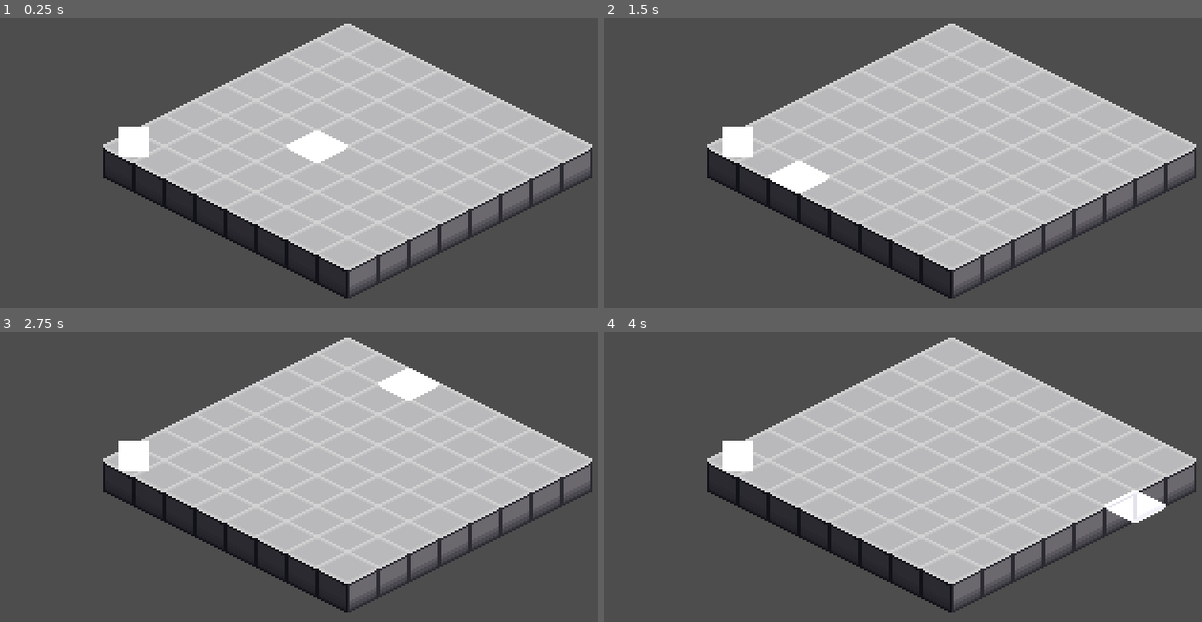
Above: before the commit, frames 1-4 (two rows, left to right).
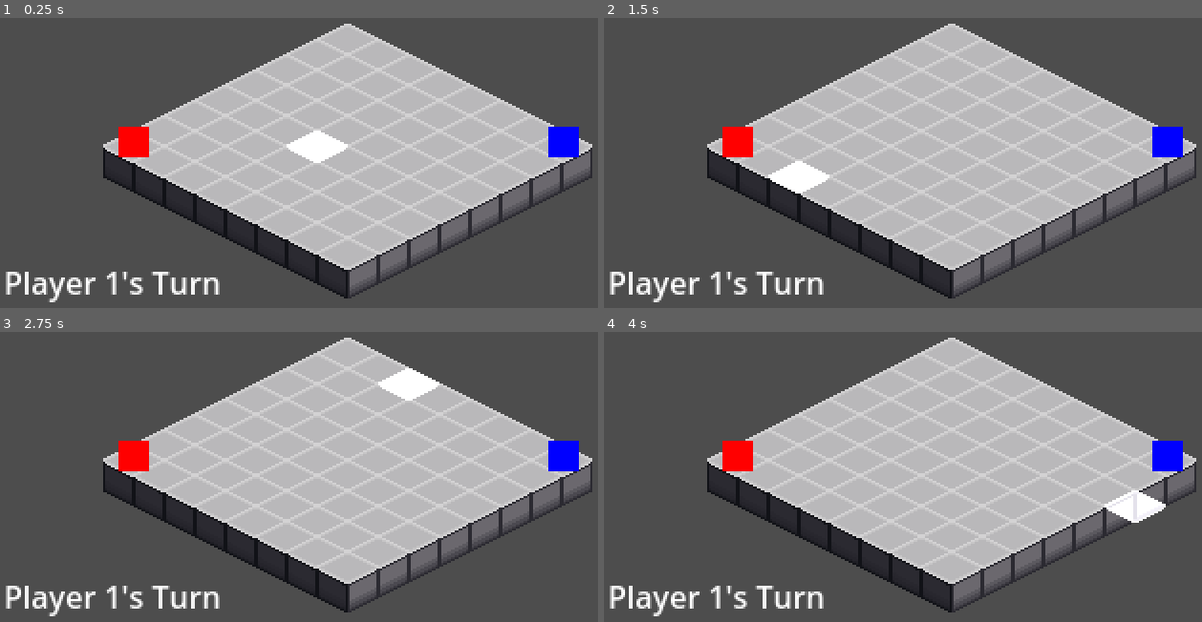
Above: after the commit, the same moments.

Repository: ricardovinicius/thug-clowns
Game: Godot game, scene res://main.tscn
The game is run twice, just before and just after one commit, with the same random seed, the same clock (stepped at 60 frames per second) and the same inputs.
Inputs (mouse positions are in pixels of both pictures, inside the frame that each line leads up to):
- Up to frame 1 (0.25 s): no input
- Up to frame 2 (1.5 s): tap Enter at 0.5 s; move the mouse to (1082, 131) at 0.52 s; click (1082, 131) at 0.67 s; tap Space at 1.25 s; move the mouse to (789, 165) at 1.27 s; click (789, 165) at 1.42 s
- Up to frame 3 (2.75 s): tap Enter at 2 s; move the mouse to (394, 387) at 2.02 s; click (394, 387) at 2.17 s
- Up to frame 4 (4 s): tap Space at 2.75 s; move the mouse to (897, 532) at 2.77 s; click (897, 532) at 2.92 s; tap Enter at 3.5 s; move the mouse to (1136, 514) at 3.52 s; click (1136, 514) at 3.67 s

The runs differ from the first frame. In frame 1, 2.3% of the frame differs, in the area x 0-97%, y 37-99%; in frame 2, 2.3%; in frame 3, 2.3%; in frame 4, 2.3%.

Commit message:
Implement turn-based logic and update UI for player turns

Diff:
--- a/game/game_manager.gd
+++ b/game/game_manager.gd
@@ -2,7 +2,7 @@
 
 @export var tilemap: TileMapLayer
 @export var selector: Sprite2D
-@export var player: Node2D
+@export var turn_label: Label
 
 var hovered_grid_pos: Vector2i
 
@@ -17,9 +17,11 @@
 var current_state = State.IDLE
 var selected_character: Node2D = null
 
+var current_player_turn: int = 1
+
 # Called when the node enters the scene tree for the first time.
 func _ready() -> void:
-	pass # Replace with function body.
+	update_turn_ui()
 
 
 # Called every frame. 'delta' is the elapsed time since the previous frame.
@@ -36,6 +38,9 @@
 	pass
 
 func _unhandled_input(event: InputEvent) -> void:
+	if current_state == State.CHARACTER_MOVING:
+		return
+
 	if event is InputEventMouseButton and event.pressed:
 		if event.button_index == MOUSE_BUTTON_LEFT:
 			match current_state:
@@ -43,9 +48,6 @@
 					handle_character_selection(event.position)
 				State.CHARACTER_SELECTED:
 					handle_move_command(event.position)
-				State.CHARACTER_MOVING:
-					# Ignore clicks while moving
-					pass
 		elif event.button_index == MOUSE_BUTTON_RIGHT:
 			if current_state == State.CHARACTER_SELECTED:
 				deselect_character()
@@ -64,6 +66,10 @@
 		var selected_node = results[0].collider
 
 		if selected_node.has_method("select"):
+			if selected_node.get("player_id") != current_player_turn:
+				print("Cannot select character: Not player's turn")
+				return
+
 			selected_character = selected_node
 			selected_node.select()
 
@@ -94,12 +100,28 @@
 
 func deselect_character() -> void:
 	if selected_character:
-		selected_character.move_finished.disconnect(deselect_character)
+		if selected_character.move_finished.is_connected(_on_character_move_finished):
+			selected_character.move_finished.disconnect(_on_character_move_finished)
+
 		selected_character.deselect()
 		selected_character = null
+		current_state = State.IDLE
 
-	current_state = State.IDLE
-	print("Character deselected")
+		print("Character deselected")
 
 func _on_character_move_finished() -> void:
 	deselect_character()
+
+	if current_player_turn == 1:
+		current_player_turn = 2
+	else:
+		current_player_turn = 1
+
+	print("Now it's Player %d's turn" % current_player_turn)
+	update_turn_ui()
+
+	current_state = State.IDLE
+
+func update_turn_ui() -> void:
+	if turn_label:
+		turn_label.text = "Player %d's Turn" % current_player_turn
--- a/game/main.tscn
+++ b/game/main.tscn
@@ -1,11 +1,10 @@
-[gd_scene load_steps=11 format=4 uid="uid://wuov3qqkqij8"]
+[gd_scene load_steps=9 format=4 uid="uid://wuov3qqkqij8"]
 
 [ext_resource type="Texture2D" uid="uid://dl6fvo681ku3h" path="res://test tile(5).png" id="1_ig7tw"]
 [ext_resource type="Script" uid="uid://d31f2ds0yk7ns" path="res://game_manager.gd" id="2_0xm2m"]
 [ext_resource type="Texture2D" uid="uid://c0smh2s5yh6p6" path="res://test tile(5)(1).png" id="2_h2yge"]
 [ext_resource type="Script" uid="uid://byaqn0ykowfe7" path="res://tile_map_layer.gd" id="2_lquwl"]
-[ext_resource type="Script" uid="uid://dav876symkgiv" path="res://player.gd" id="3_1bvp3"]
-[ext_resource type="Texture2D" uid="uid://b5jluv75cod4w" path="res://circle.png" id="5_7mycd"]
+[ext_resource type="PackedScene" uid="uid://766jsikflxl" path="res://player.tscn" id="4_lquwl"]
 
 [sub_resource type="TileSetAtlasSource" id="TileSetAtlasSource_0xm2m"]
 texture = ExtResource("1_ig7tw")
@@ -25,9 +24,6 @@
 [sub_resource type="CanvasItemMaterial" id="CanvasItemMaterial_1bvp3"]
 blend_mode = 1
 
-[sub_resource type="RectangleShape2D" id="RectangleShape2D_272bh"]
-size = Vector2(22, 20)
-
 [node name="Main" type="Node2D"]
 
 [node name="TileMapLayer" type="TileMapLayer" parent="."]
@@ -40,29 +36,23 @@
 texture = ExtResource("2_h2yge")
 offset = Vector2(0, 8)
 
-[node name="Player" type="Area2D" parent="." node_paths=PackedStringArray("tilemap")]
+[node name="Player" parent="." node_paths=PackedStringArray("tilemap") instance=ExtResource("4_lquwl")]
 position = Vector2(80, 86)
-collision_layer = 2
-collision_mask = 0
-script = ExtResource("3_1bvp3")
 tilemap = NodePath("../TileMapLayer")
 
-[node name="ColorRect" type="ColorRect" parent="Player"]
-offset_left = -8.0
-offset_top = -8.0
-offset_right = 8.0
-offset_bottom = 8.0
-mouse_filter = 2
+[node name="Player2" parent="." node_paths=PackedStringArray("tilemap") instance=ExtResource("4_lquwl")]
+position = Vector2(305, 86)
+tilemap = NodePath("../TileMapLayer")
+player_id = 2
 
-[node name="CollisionShape2D" type="CollisionShape2D" parent="Player"]
-shape = SubResource("RectangleShape2D_272bh")
-
-[node name="SelectionCircle" type="Sprite2D" parent="Player"]
-visible = false
-texture = ExtResource("5_7mycd")
-
-[node name="GameManager" type="Node2D" parent="." node_paths=PackedStringArray("tilemap", "selector", "player")]
+[node name="GameManager" type="Node2D" parent="." node_paths=PackedStringArray("tilemap", "selector", "turn_label")]
 script = ExtResource("2_0xm2m")
 tilemap = NodePath("../TileMapLayer")
 selector = NodePath("../Selector")
-player = NodePath("")
+turn_label = NodePath("../TurnLabel")
+
+[node name="TurnLabel" type="Label" parent="."]
+offset_left = 12.0
+offset_top = 148.0
+offset_right = 52.0
+offset_bottom = 171.0
--- a/game/player.gd
+++ b/game/player.gd
@@ -1,13 +1,17 @@
 extends Node2D
 
 @export var tilemap: TileMapLayer
+@export var player_id = 1
+
+@export var p1_color = Color.RED
+@export var p2_color = Color.BLUE
 
 var move_speed = 100.0
 var current_tween: Tween = null
 
+signal move_finished
+
 @onready var selection_visual = $SelectionCircle
-
-signal move_finished # TO BE USED LATER
 
 func select():
 	selection_visual.visible = true
@@ -17,8 +21,10 @@
 
 # Called when the node enters the scene tree for the first time.
 func _ready() -> void:
-	pass # Replace with function body.
-
+	if player_id == 1:
+		modulate = p1_color
+	else:
+		modulate = p2_color
 
 # Called every frame. 'delta' is the elapsed time since the previous frame.
 func _process(delta: float) -> void:
--- /dev/null
+++ b/game/player.tscn
@@ -0,0 +1,27 @@
+[gd_scene load_steps=4 format=3 uid="uid://766jsikflxl"]
+
+[ext_resource type="Script" uid="uid://dav876symkgiv" path="res://player.gd" id="1_onrkg"]
+[ext_resource type="Texture2D" uid="uid://b5jluv75cod4w" path="res://circle.png" id="2_i3pqv"]
+
+[sub_resource type="RectangleShape2D" id="RectangleShape2D_272bh"]
+size = Vector2(22, 20)
+
+[node name="Player" type="Area2D" node_paths=PackedStringArray("tilemap")]
+collision_layer = 2
+collision_mask = 0
+script = ExtResource("1_onrkg")
+tilemap = NodePath("")
+
+[node name="ColorRect" type="ColorRect" parent="."]
+offset_left = -8.0
+offset_top = -8.0
+offset_right = 8.0
+offset_bottom = 8.0
+mouse_filter = 2
+
+[node name="CollisionShape2D" type="CollisionShape2D" parent="."]
+shape = SubResource("RectangleShape2D_272bh")
+
+[node name="SelectionCircle" type="Sprite2D" parent="."]
+visible = false
+texture = ExtResource("2_i3pqv")
